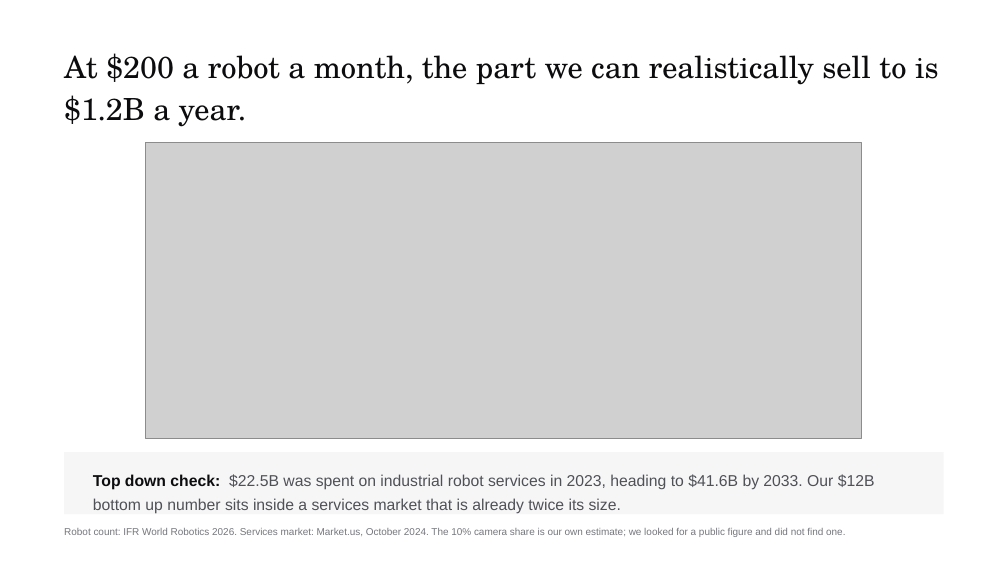
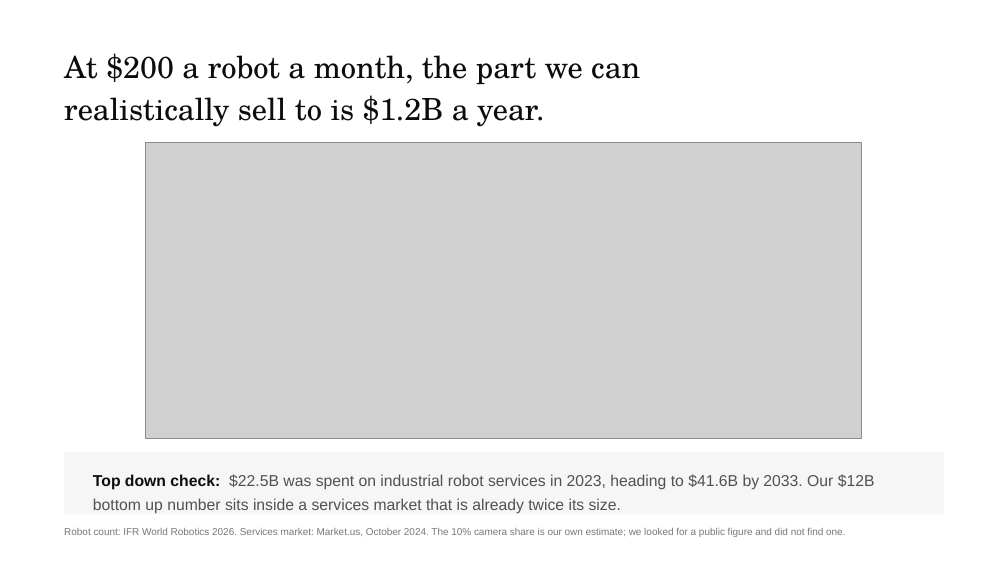
Before and after one commit to RithikSatarla/respitelabs, a slide deck: slide 9 of pitch/Kintrace-deck.pptx. Drawn at 1008x567 pixels with LibreOffice and Linux fonts; fonts in the diff are those of the drawing; grey boxes stand for pictures. Boxes give left, top, right and bottom in pixels: in the first picture for what was removed or moved away, otherwise in the second. Text is boxed around its words. In the diff, an @@ line names an element or a change of style, - is before the commit and + after.

```diff
--- a/pitch/Kintrace-deck.pptx
+++ b/pitch/Kintrace-deck.pptx
@@ text at (x1=64, y1=53, x2=640, y2=127): text changed @@
-At $200 a robot a month, the part we can realistically sell to is $1.2B a year.
+At $200 a robot a month, the part we can
+realistically sell to is $1.2B a year.
```
Also in this commit, not shown: 9 other slides changed, 11 other files.
